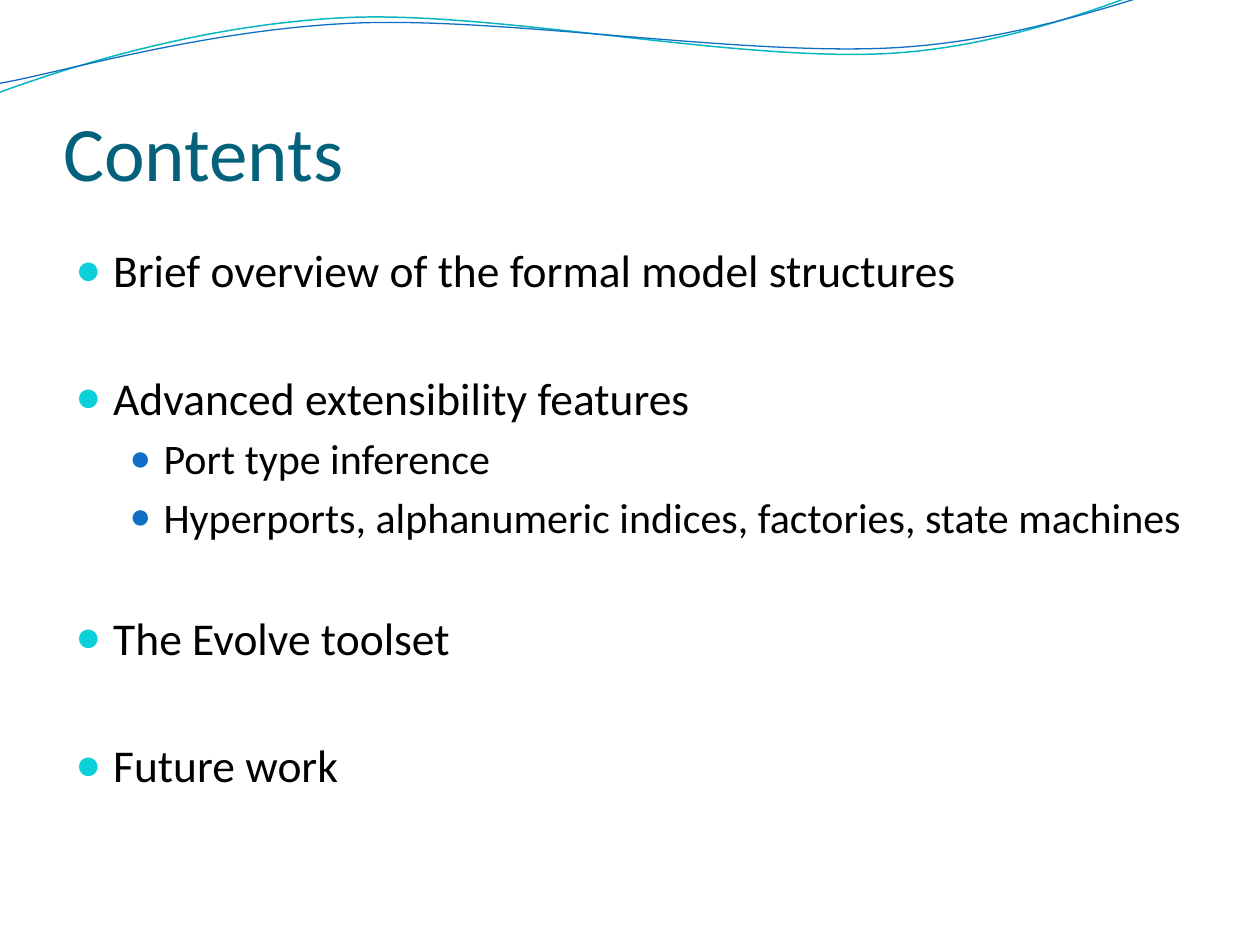
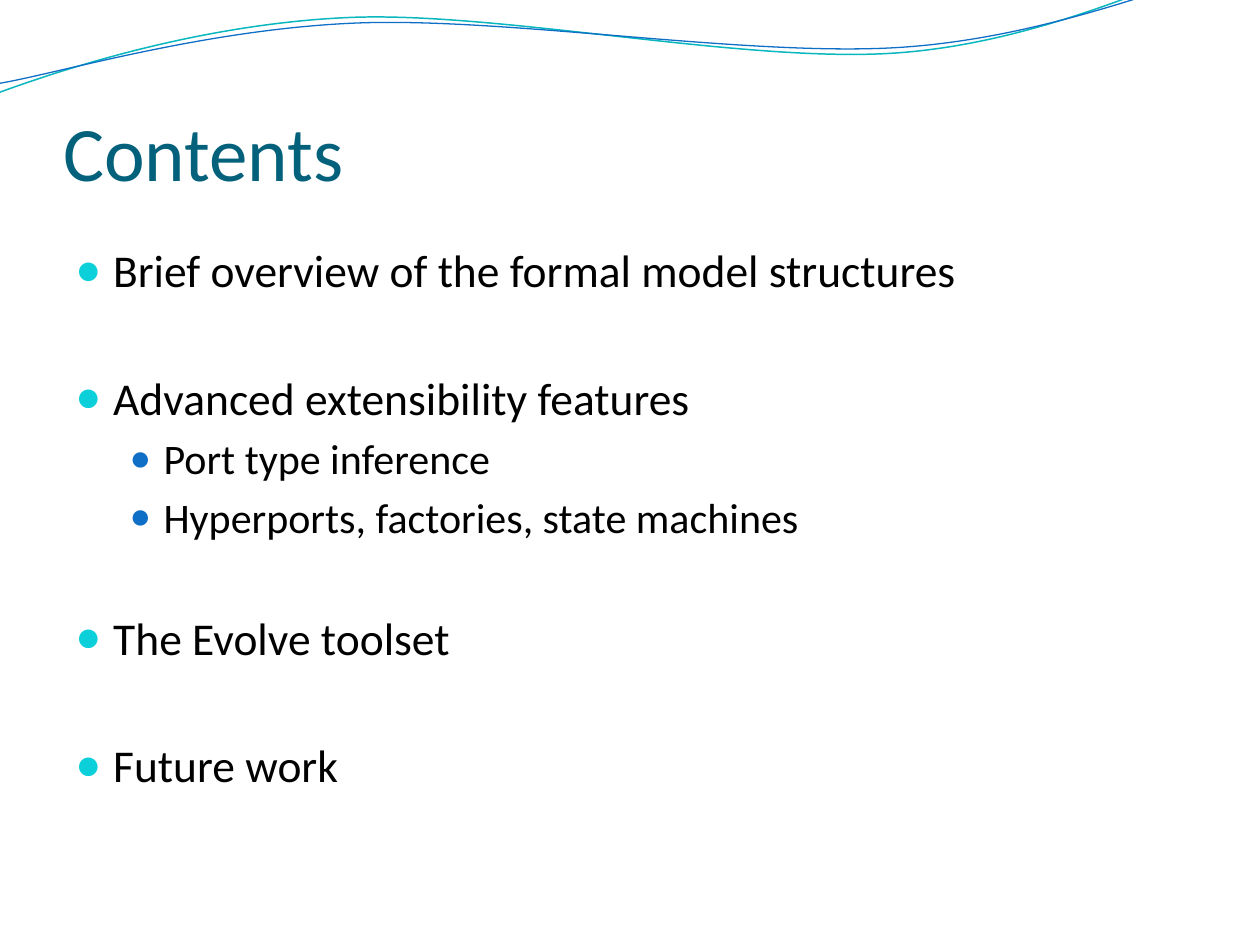
Before and after one commit to Intrinsarc/intrinsarc-evolve, a slide deck: slide 2 of Academic Work/presentations/prague/Evolve - Advanced.pptx. Drawn at 1260x945 pixels with LibreOffice and Linux fonts; fonts in the diff are those of the drawing; background and template pictures are left out. Boxes give left, top, right and bottom in pixels: in the first picture for what was removed or moved away, otherwise in the second. Text is boxed around its words. In the diff, an @@ line names an element or a change of style, - is before the commit and + after.

```diff
--- a/Academic Work/presentations/prague/Evolve - Advanced.pptx
+++ b/Academic Work/presentations/prague/Evolve - Advanced.pptx
@@ text at (x1=164, y1=503, x2=798, y2=540): text changed @@
-  ● Hyperports, alphanumeric indices, factories, state machines
+  ● Hyperports, factories, state machines
```
Also in this commit, not shown: 12 other slides changed, 8 slides added, 1 slide removed, 2 other files.
